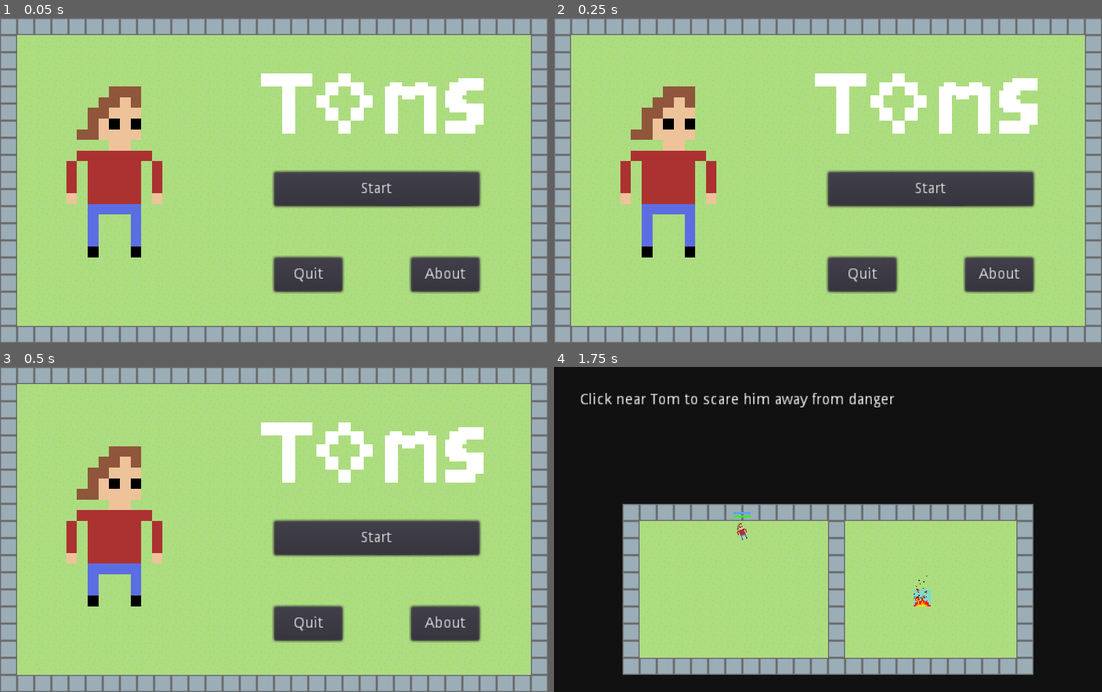
Above: before the commit, frames 1-4 (two rows, left to right).
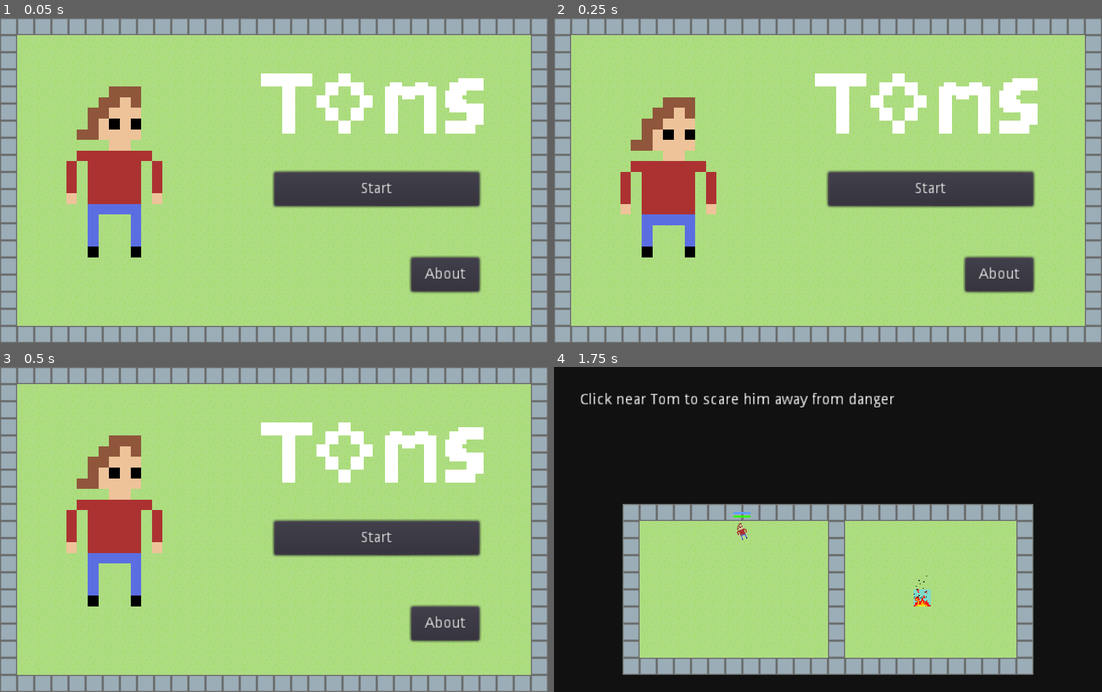
Above: after the commit, the same moments.

Repository: lukeshiner/toms
Game: Godot game, scene res://ui/Menu.tscn
Two runs of this game, one before a commit and one after it. Both use one fixed random seed, a clock stepped at 60 frames per second and the inputs below.
Inputs (mouse positions are in pixels of both pictures, inside the frame that each line leads up to):
- Up to frame 1 (0.05 s): no input
- Up to frame 2 (0.25 s): no input
- Up to frame 3 (0.5 s): no input
- Up to frame 4 (1.75 s): click "Start" at 0.5 s; move the mouse to (921, 597) at 1.27 s; click (921, 597) at 1.42 s

The runs differ from the first frame. In frame 1, 1.5% of the frame differs, in the area x 49-63%, y 73-85%; in frame 2, 4.1%, in the area x 12-63%, y 21-85%; in frame 3, 4.1%; in frame 4, nothing differs.

Commit message:
change: Remove quit button

Diff:
--- a/ui/Menu.gd
+++ b/ui/Menu.gd
@@ -10,7 +10,3 @@
 func _on_AboutButton_pressed():
 # warning-ignore:return_value_discarded
 	get_tree().change_scene("res://ui/About.tscn")
-
-
-func _on_QuitButton_pressed():
-	get_tree().quit()
--- a/ui/Menu.tscn
+++ b/ui/Menu.tscn
@@ -105,20 +105,11 @@
 "_edit_use_anchors_": false
 }
 
-[node name="QuitButton" type="Button" parent="Control"]
-margin_left = 256.0
-margin_top = 224.0
-margin_right = 320.0
-margin_bottom = 256.0
-text = "Quit"
-__meta__ = {
-"_edit_use_anchors_": false
-}
-
 [node name="AnimatedSprite" type="AnimatedSprite" parent="."]
 position = Vector2( 112, 144 )
 scale = Vector2( 10, 10 )
 frames = SubResource( 5 )
+frame = 2
 playing = true
 
 [node name="Sprite" type="Sprite" parent="."]
@@ -127,4 +118,3 @@
 texture = ExtResource( 3 )
 [connection signal="pressed" from="Control/StartButton" to="." method="_on_StartButton_pressed"]
 [connection signal="pressed" from="Control/AboutButton" to="." method="_on_AboutButton_pressed"]
-[connection signal="pressed" from="Control/QuitButton" to="." method="_on_QuitButton_pressed"]
